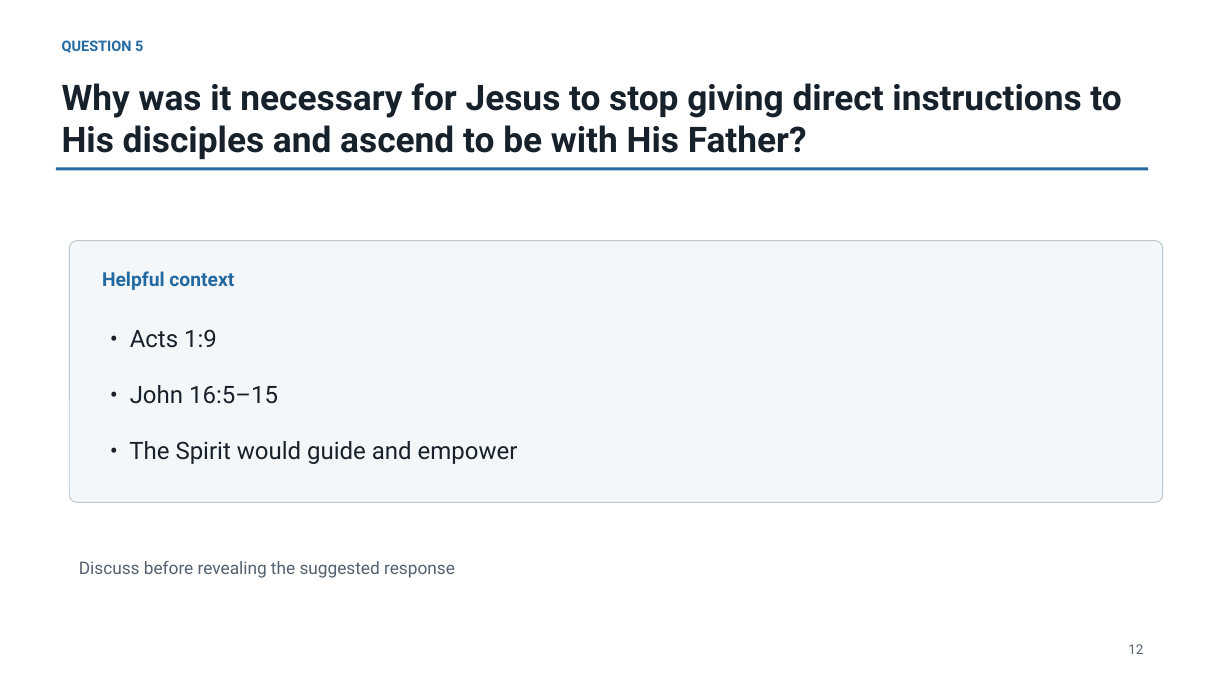
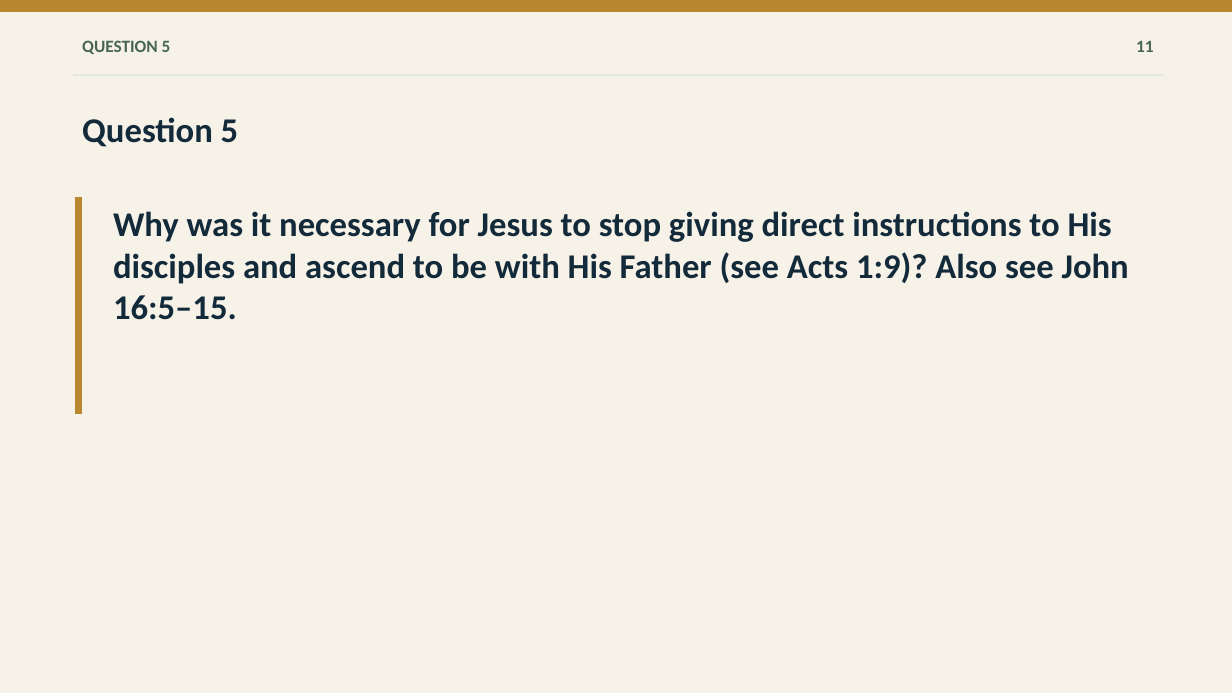
Before and after one commit to flyntm/Ezra, a slide deck: slide 11 of presentations/Lesson_Two_Acts.pptx (slide 12 before the commit). Drawn at 1232x693 pixels with LibreOffice and Linux fonts; fonts in the diff are those of the drawing. Boxes give left, top, right and bottom in pixels: in the first picture for what was removed or moved away, otherwise in the second. Text is boxed around its words. In the diff, an @@ line names an element or a change of style, - is before the commit and + after.

```diff
--- a/presentations/Lesson_Two_Acts.pptx
+++ b/presentations/Lesson_Two_Acts.pptx
@@ background #FFFFFF to #F7F2E8 @@
@@ rectangle added at (0, 0, 1232, 11), fill #B8872F, outline #B8872F 0 pt @@
@@ text "QUESTION 5": place and size @@
-text "QUESTION 5" at (62, 40, 143, 53)
+text "QUESTION 5" at (82, 40, 171, 54)
@@ text "QUESTION 5" at (82, 40, 171, 54): size 11.2 to 13.5 pt, font Roboto to Calibri, text colour #236AA3 to #486554; vertical alignment top to middle @@
@@ text added at (1136, 40, 1153, 52), 13.5 pt, text #486554, bold @@
+11
@@ rectangle: place and size @@
-rectangle at (55, 167, 1148, 170)
+rectangle at (73, 74, 1163, 76)
@@ rectangle at (73, 74, 1163, 76): fill #236AA3 to #E2E9E3; outline none to #E2E9E3 0 pt @@
@@ text added at (82, 117, 239, 147), 27 pt, text #132A3A, bold @@
+Question 5
@@ rectangle added at (75, 198, 81, 414), fill #B8872F, outline #B8872F 0 pt @@
@@ text at (113, 211, 1129, 320): text changed; size 27.5 to 27 pt; font Roboto to Calibri; text colour #17212B to #132A3A @@
-Why was it necessary for Jesus to stop giving direct instructions to His disciples and ascend to be with His Father?
+Why was it necessary for Jesus to stop giving direct instructions to His disciples and ascend to be with His Father (see Acts 1:9)? Also see John 16:5–15.
@@ rounded rectangle removed at (69, 240, 1163, 502) @@
@@ text removed at (102, 271, 234, 290) @@
-Helpful context
@@ text removed at (130, 329, 217, 348) @@
-• Acts 1:9
@@ text removed at (130, 385, 278, 404) @@
-• John 16:5–15
@@ text removed at (129, 441, 518, 464) @@
-• The Spirit would guide and empower
@@ text removed at (79, 561, 455, 578) @@
-Discuss before revealing the suggested response
@@ text removed at (1128, 644, 1143, 654) @@
-12
```
Also in this commit, not shown: 10 other slides changed, 9 slides added, 10 slides removed, 32 other files.
